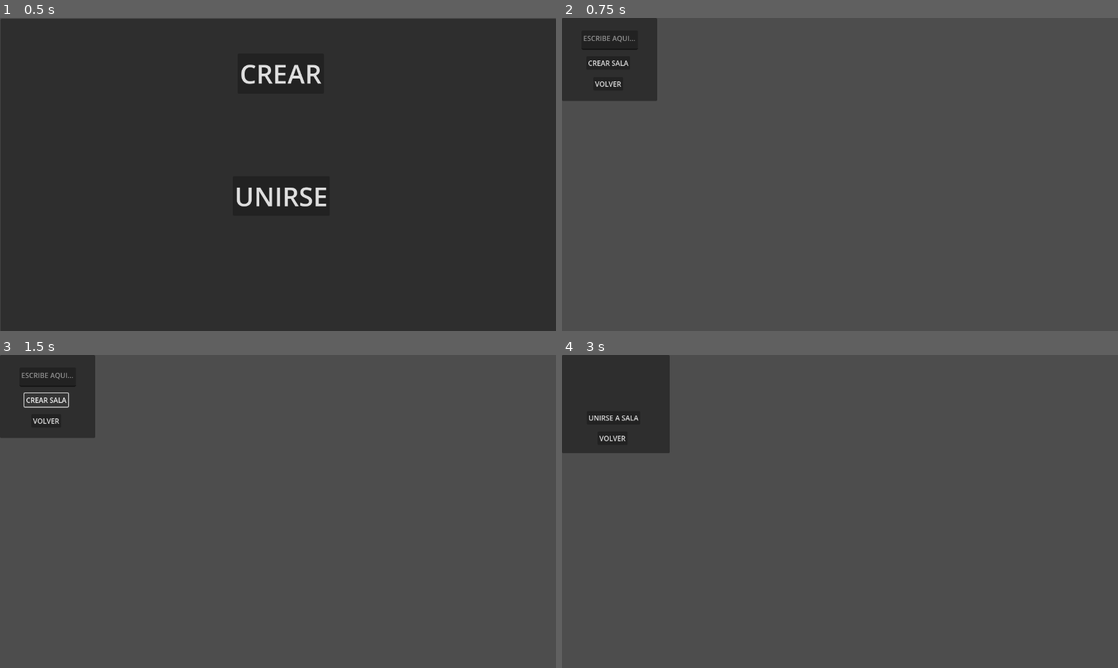
Above: before the commit, frames 1-4 (two rows, left to right).
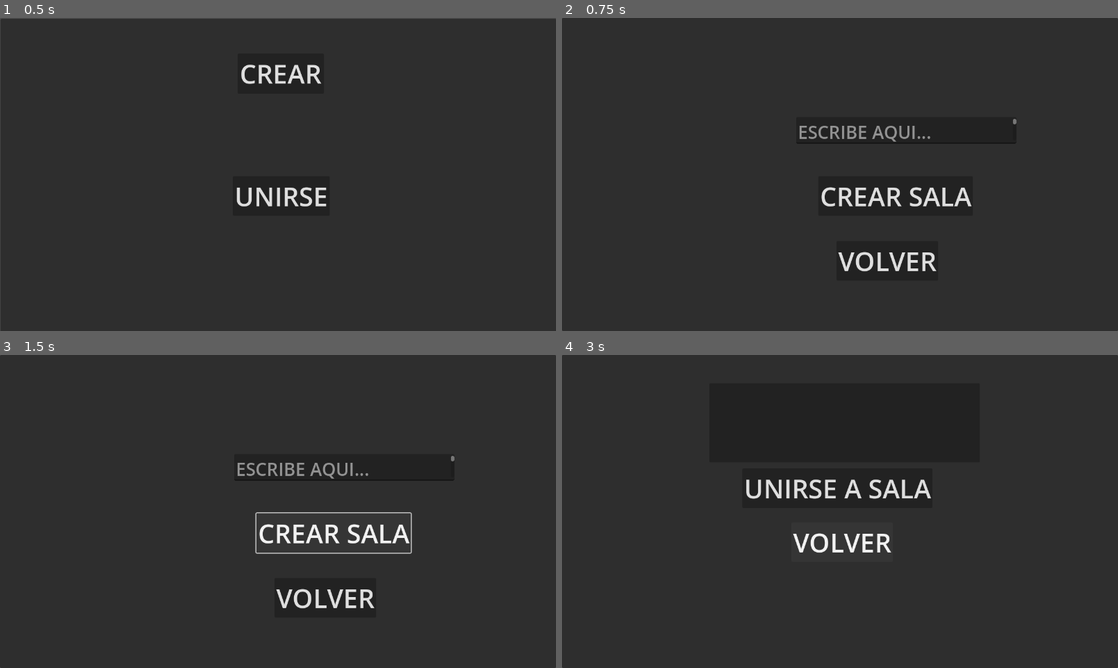
Above: after the commit, the same moments.

Repository: DarkNeku/TIEMPOMUERTO
Game: Godot game, scene res://SCENE/MAIN_MENU.tscn
Two runs of this game, one before a commit and one after it. Both use one fixed random seed, a clock stepped at 60 frames per second and the inputs below.
Inputs:
- Up to frame 1 (0.5 s): no input
- Up to frame 2 (0.75 s): click "CREAR" at 0.5 s
- Up to frame 3 (1.5 s): click "CREAR SALA" at 1.25 s
- Up to frame 4 (3 s): click "VOLVER" at 2 s; click "UNIRSE" at 2.75 s

Frame 1 is identical in both runs. In frame 2, 95% of the frame differs, in the area x 0-100%, y 0-100%; in frame 3, 93%; in frame 4, 92%.

Commit message:
4/11 22/25

Diff:
--- a/TIEMPOMUERTO/SCENE/CREAR_SALA.tscn
+++ b/TIEMPOMUERTO/SCENE/CREAR_SALA.tscn
@@ -6,30 +6,33 @@
 script = ExtResource("1_q1uwv")
 
 [node name="Panel" type="Panel" parent="."]
-offset_right = 219.0
-offset_bottom = 191.0
+offset_right = 1280.0
+offset_bottom = 720.0
 
 [node name="BTN_CREAR_SALA" type="Button" parent="Panel"]
 layout_mode = 0
-offset_left = 56.0
-offset_top = 88.0
-offset_right = 157.0
-offset_bottom = 119.0
+offset_left = 590.0
+offset_top = 364.0
+offset_right = 946.0
+offset_bottom = 455.0
+theme_override_font_sizes/font_size = 60
 text = "CREAR SALA
 "
 
 [node name="BTN_VOLVER" type="Button" parent="Panel"]
 layout_mode = 0
-offset_left = 72.0
-offset_top = 136.0
-offset_right = 141.0
-offset_bottom = 167.0
+offset_left = 632.0
+offset_top = 513.0
+offset_right = 866.0
+offset_bottom = 604.0
+theme_override_font_sizes/font_size = 60
 text = "VOLVER"
 
 [node name="TXT_SALA" type="TextEdit" parent="Panel"]
 layout_mode = 0
-offset_left = 45.0
-offset_top = 29.0
-offset_right = 175.0
-offset_bottom = 73.0
+offset_left = 539.0
+offset_top = 228.0
+offset_right = 1046.0
+offset_bottom = 289.0
+theme_override_font_sizes/font_size = 41
 placeholder_text = "ESCRIBE AQUI..."
--- a/TIEMPOMUERTO/SCENE/LOBBY.tscn
+++ b/TIEMPOMUERTO/SCENE/LOBBY.tscn
@@ -6,28 +6,30 @@
 script = ExtResource("1_lsdnp")
 
 [node name="Panel" type="Panel" parent="."]
-offset_right = 255.0
-offset_bottom = 236.0
+offset_right = 1280.0
+offset_bottom = 720.0
 
 [node name="BTN_VOLVER" type="Button" parent="Panel"]
 layout_mode = 0
-offset_left = 89.0
-offset_top = 162.0
-offset_right = 158.0
-offset_bottom = 193.0
+offset_left = 546.0
+offset_top = 423.0
+offset_right = 780.0
+offset_bottom = 514.0
+theme_override_font_sizes/font_size = 60
 text = "VOLVER"
 
-[node name="RichTextLabel" type="RichTextLabel" parent="Panel"]
+[node name="LISTA_JUGADORES" type="ItemList" parent="Panel"]
 layout_mode = 0
-offset_left = 52.0
-offset_top = 25.0
-offset_right = 209.0
-offset_bottom = 144.0
+offset_left = 398.0
+offset_top = 29.0
+offset_right = 923.0
+offset_bottom = 370.0
 
 [node name="BTN_LISTO" type="Button" parent="Panel"]
 layout_mode = 0
-offset_left = 97.0
-offset_top = 195.0
-offset_right = 150.0
-offset_bottom = 226.0
+offset_left = 575.0
+offset_top = 551.0
+offset_right = 748.0
+offset_bottom = 642.0
+theme_override_font_sizes/font_size = 60
 text = "LISTO"
--- a/TIEMPOMUERTO/SCENE/UNIRSE_SALA.tscn
+++ b/TIEMPOMUERTO/SCENE/UNIRSE_SALA.tscn
@@ -6,29 +6,31 @@
 script = ExtResource("1_jhxum")
 
 [node name="Panel" type="Panel" parent="."]
-offset_right = 248.0
-offset_bottom = 226.0
+offset_right = 1280.0
+offset_bottom = 720.0
 
 [node name="BTN_UNIRSE_SALA" type="Button" parent="Panel"]
 layout_mode = 0
-offset_left = 57.0
-offset_top = 129.0
-offset_right = 180.0
-offset_bottom = 160.0
+offset_left = 415.0
+offset_top = 261.0
+offset_right = 853.0
+offset_bottom = 352.0
+theme_override_font_sizes/font_size = 60
 text = "UNIRSE A SALA"
 
 [node name="BTN_VOLVER" type="Button" parent="Panel"]
 layout_mode = 0
-offset_left = 82.0
-offset_top = 176.0
-offset_right = 151.0
-offset_bottom = 207.0
+offset_left = 528.0
+offset_top = 385.0
+offset_right = 762.0
+offset_bottom = 476.0
+theme_override_font_sizes/font_size = 60
 text = "VOLVER
 "
 
-[node name="RichTextLabel" type="RichTextLabel" parent="Panel"]
+[node name="LISTA_SALA" type="ItemList" parent="Panel"]
 layout_mode = 0
-offset_left = 57.0
-offset_top = 57.0
-offset_right = 185.0
-offset_bottom = 93.0
+offset_left = 339.0
+offset_top = 65.0
+offset_right = 962.0
+offset_bottom = 247.0
